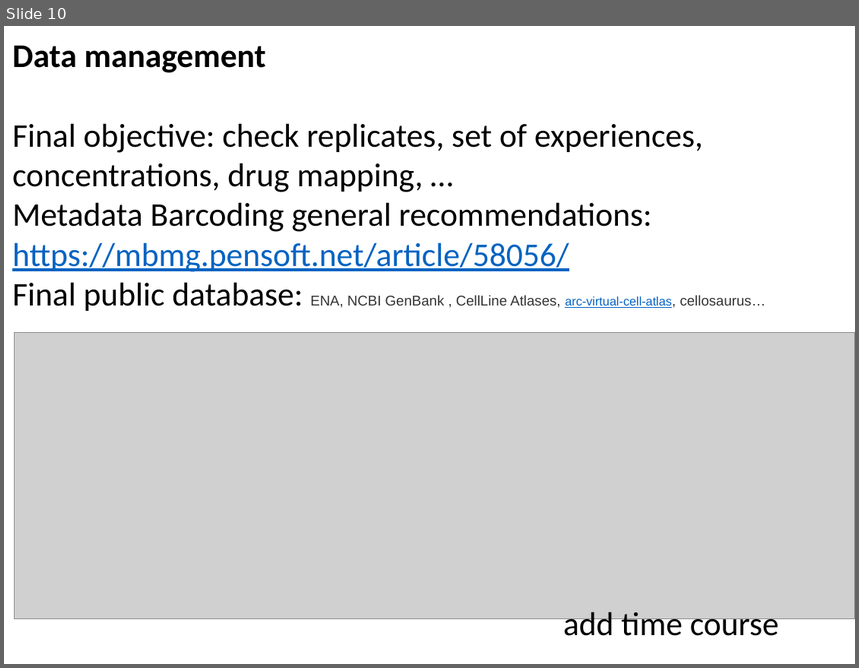
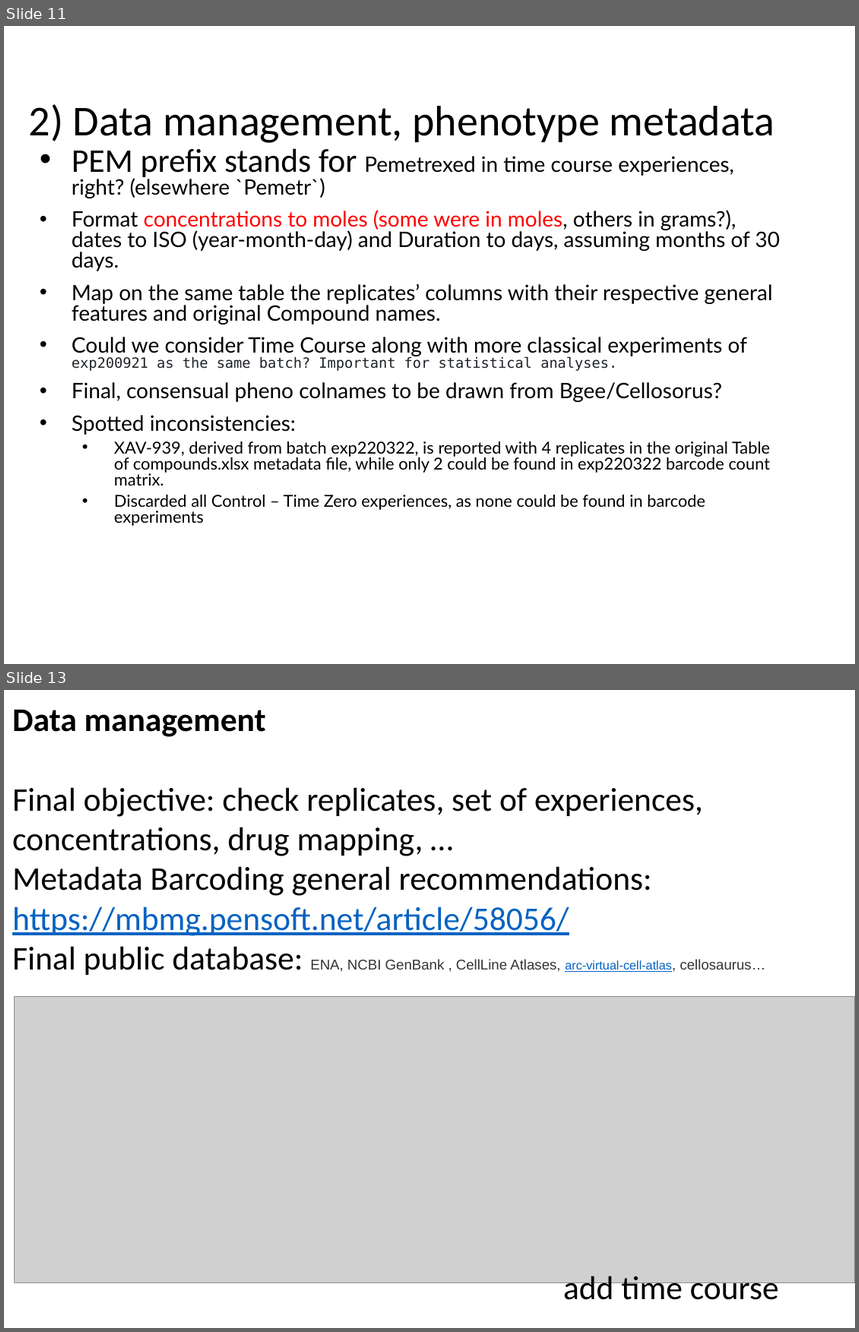
Before and after one commit to VeraPancaldiLab/DNABarcode-DrugFingerprint, a slide deck: slides/Meeting Bastien-Vera-Luca 05042025.pptx. Shown one above the other, each under a label of ours: slide 10 before the commit, slides 11 and 13 after it; the slides between them are not shown. The pictures are 859x668 and 859x1332 pixels, drawn with LibreOffice and Linux fonts; fonts in the diff are those of the drawing; grey boxes stand for pictures. Boxes give left, top, right and bottom in pixels: in the first picture for what was removed or moved away, otherwise in the second. Text is boxed around its words. In the diff, an @@ line names an element or a change of style, - is before the commit and + after.

Commit message:
update log threads and Table of compounds for kept experiences

```diff
--- a/slides/Meeting Bastien-Vera-Luca 05042025.pptx
+++ b/slides/Meeting Bastien-Vera-Luca 05042025.pptx
@@ slide 11 added at [4,26,855,664], background #FFFFFF @@
@@ title added at [29,104,775,143], 36 pt, text #000000 @@
+2) Data management, phenotype metadata
@@ text added at [72,148,780,526], 18 pt, text #000000 @@
+• PEM prefix stands for Pemetrexed in time course experiences, right? (elsewhere `Pemetr`)
+• Format concentrations to moles (some were in moles, others in grams?), dates to ISO (year-month-day) and Duration to days, assuming months of 30 days.
+• Map on the same table the replicates’ columns with their respective general features and original Compound names.
+• Could we consider Time Course along with more classical experiments of exp200921 as the same batch? Important for statistical analyses.
+• Final, consensual pheno colnames to be drawn from Bgee/Cellosorus?
+• Spotted inconsistencies:
+  • XAV-939, derived from batch exp220322, is reported with 4 replicates in the original Table of compounds.xlsx metadata file, while only 2 could be found in exp220322 barcode count matrix.
+  • Discarded all Control – Time Zero experiences, as none could be found in barcode experiments
@@ what was slide 10 is now slide 13 @@
```
Also in this commit, not shown: 2 other slides added, 4 other files.
